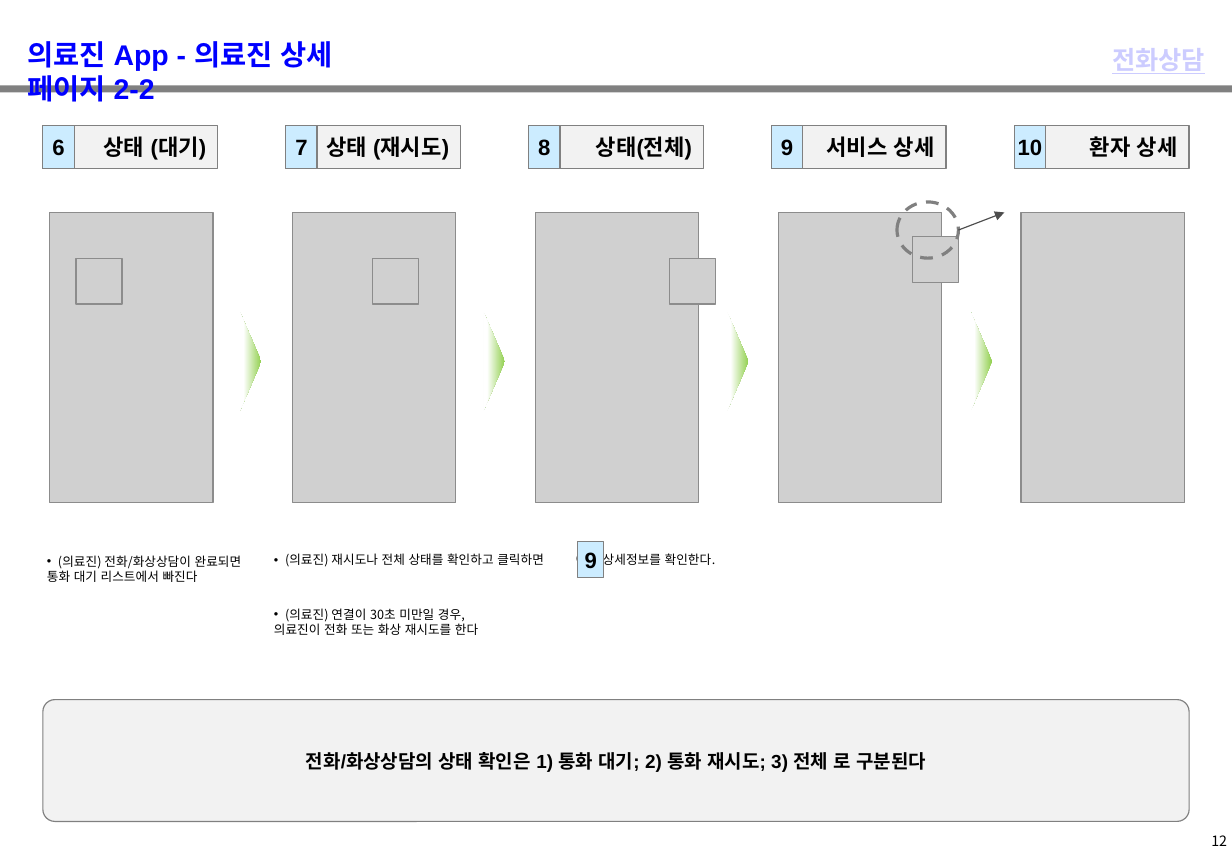
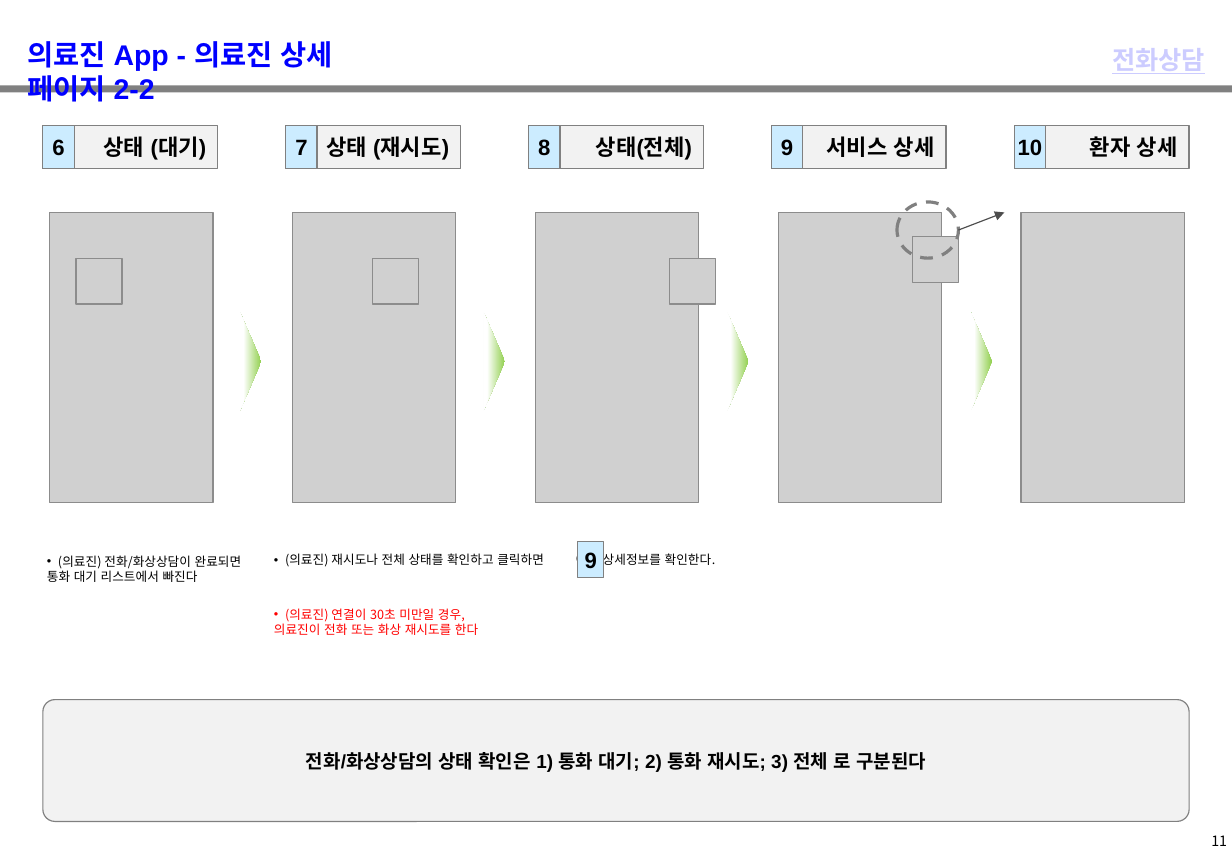
Before and after one commit to windsoccer/H160, a slide deck: slide 12 of 01 기획/03. 상담 서비스 Flow_健康160_상담 서비스 Flow_2019029.pptx (slide 13 before the commit). Drawn at 1232x853 pixels with LibreOffice and Linux fonts; fonts in the diff are those of the drawing; grey boxes stand for pictures; background and template pictures are left out. Boxes give left, top, right and bottom in pixels: in the first picture for what was removed or moved away, otherwise in the second. Text is boxed around its words. In the diff, an @@ line names an element or a change of style, - is before the commit and + after.

```diff
--- a/01 기획/03. 상담 서비스 Flow_健康160_상담 서비스 Flow_2019029.pptx
+++ b/01 기획/03. 상담 서비스 Flow_健康160_상담 서비스 Flow_2019029.pptx
@@ text "(의료진) 연결이 30초 미만일 경우," at (274,608,478,635): text colour #000000 to #FF0000 @@
@@ page number at (1211,835,1227,846): text changed @@
-12
+11
```
Also in this commit, not shown: 14 other slides changed, 1 slide removed.
